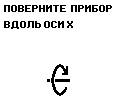
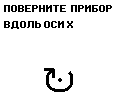
Layer changes from the first 120 x 96 image to the second:
painted on "Яркость прицела" over (x1=44, y1=64, x2=73, y2=96)
